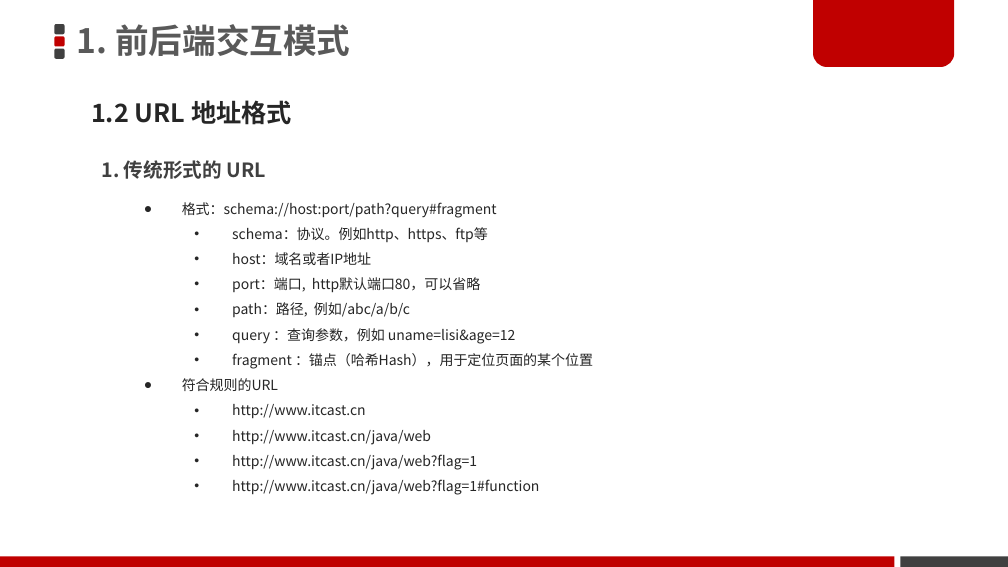
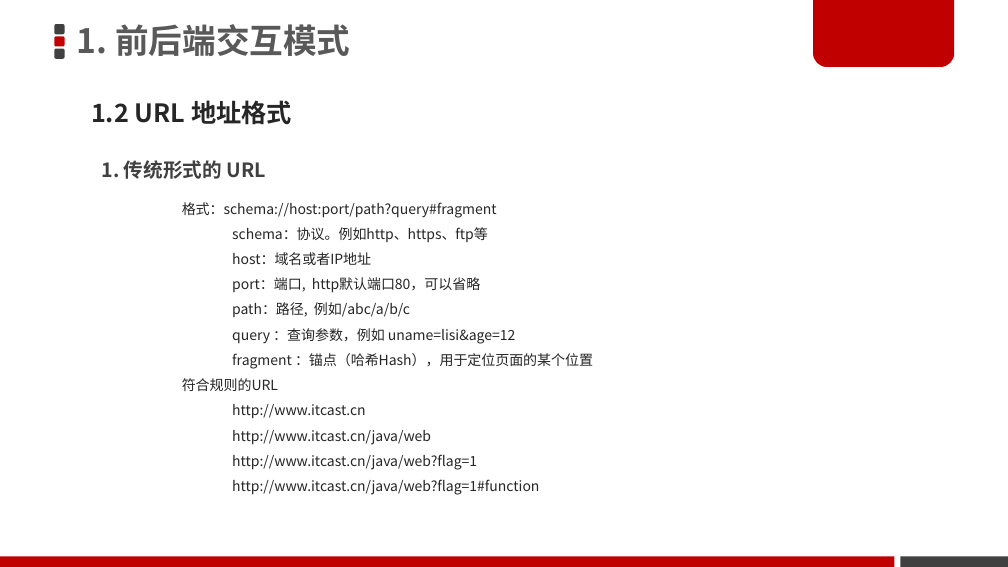
Before and after one commit to DwightChan/study, a slide deck: slide 4 of H5/00-博学谷_在线同步资料/05-Vue.js 项目实战资料/Vue-2019版/vue基础/day04/3-素材/03-Vue全家桶-前后端交互.ppt. Drawn at 1008x567 pixels with LibreOffice and Linux fonts; fonts in the diff are those of the drawing; background and template pictures are left out. Boxes give left, top, right and bottom in pixels: in the first picture for what was removed or moved away, otherwise in the second. Text is boxed around its words. In the diff, an @@ line names an element or a change of style, - is before the commit and + after.

```diff
--- a/H5/00-博学谷_在线同步资料/05-Vue.js 项目实战资料/Vue-2019版/vue基础/day04/3-素材/03-Vue全家桶-前后端交互.ppt
+++ b/H5/00-博学谷_在线同步资料/05-Vue.js 项目实战资料/Vue-2019版/vue基础/day04/3-素材/03-Vue全家桶-前后端交互.ppt
@@ text "格式：schema://host:port/path?query#fragment" at box(182, 202, 593, 495): bullet colour #262626 to #FFFFFF; bullet ● to • @@
```
Also in this commit, not shown: 30 other slides changed, 14 other files.
